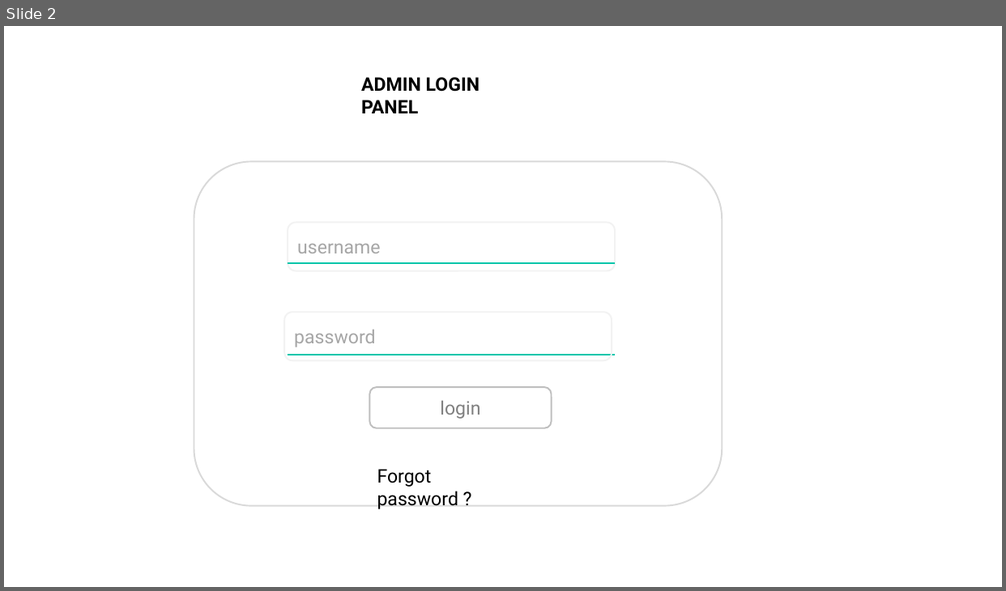
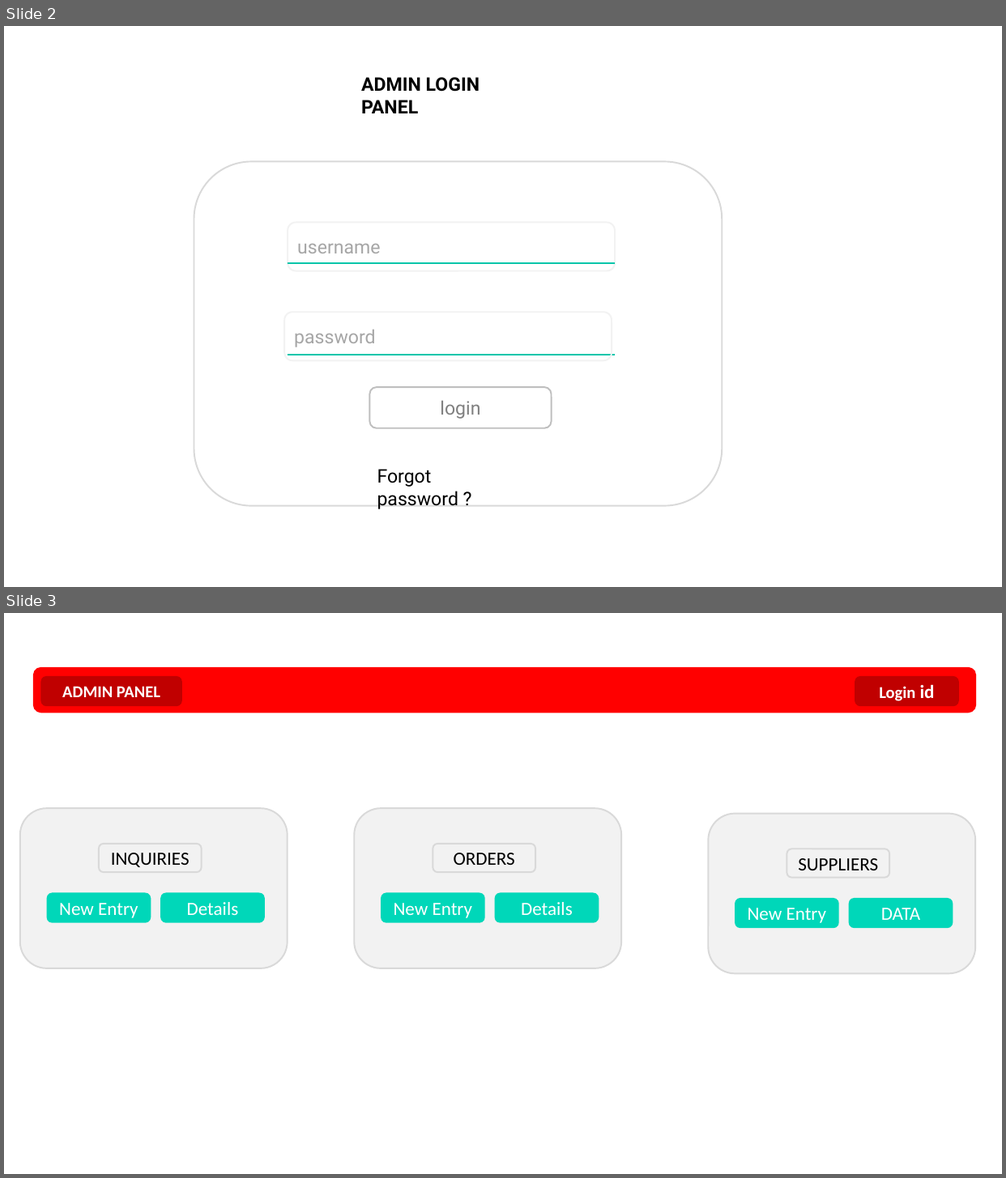
Before and after one commit to prassanna16/supply-track, a slide deck: design ex..pptx. Shown one above the other, each under a label of ours: slide 2 before the commit, slides 2 and 3 after it. The pictures are 1006x591 and 1006x1178 pixels, drawn with LibreOffice and Linux fonts; fonts in the diff are those of the drawing. Boxes give left, top, right and bottom in pixels: in the first picture for what was removed or moved away, otherwise in the second. Text is boxed around its words. In the diff, an @@ line names an element or a change of style, - is before the commit and + after.

Commit message:
merch login color changed

```diff
--- a/design ex..pptx
+++ b/design ex..pptx
@@ slide 3 added at (4, 613, 1002, 1174), background #FFFFFF @@
@@ rounded rectangle added at (34, 667, 976, 712), fill #FF0000, outline #FF0000 1.5 pt @@
@@ rounded rectangle added at (41, 677, 181, 705), fill #C00000, outline #C00000 1.5 pt, 16 pt, text #FFFFFF, bold @@
+ADMIN PANEL
@@ rounded rectangle added at (856, 677, 958, 705), fill #C00000, outline #C00000 1.5 pt, 16 pt, text #FFFFFF, bold @@
+Login id
@@ rounded rectangle added at (20, 808, 288, 969), fill #F2F2F2, outline #D9D9D9 1.5 pt @@
@@ rounded rectangle added at (99, 844, 202, 872), outline #D9D9D9 1.5 pt, 18 pt, text #000000 @@
+INQUIRIES
@@ group added at (355, 808, 621, 969): 4 rounded rectangles @@
+New Entry
+Details
+ORDERS
@@ group added at (709, 814, 976, 973): 4 rounded rectangles @@
+New Entry
+DATA
+SUPPLIERS
@@ rounded rectangle added at (48, 894, 150, 922), fill #00D7B9, outline #00D7B9 1.5 pt, 18 pt, text #FFFFFF @@
+New Entry
@@ rounded rectangle added at (161, 894, 264, 922), fill #00D7B9, outline #00D7B9 1.5 pt, 18 pt, text #FFFFFF @@
+Details
```
Also in this commit, not shown: 1 slide removed, 2 other files.
